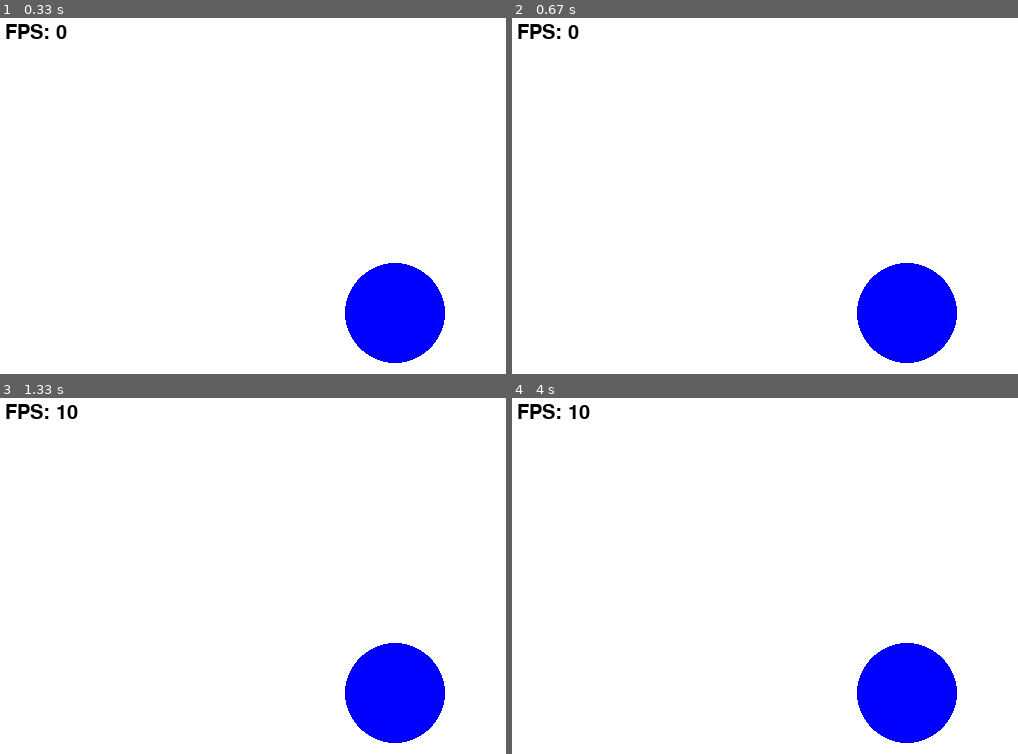
Above: before the commit, frames 1-4 (two rows, left to right).
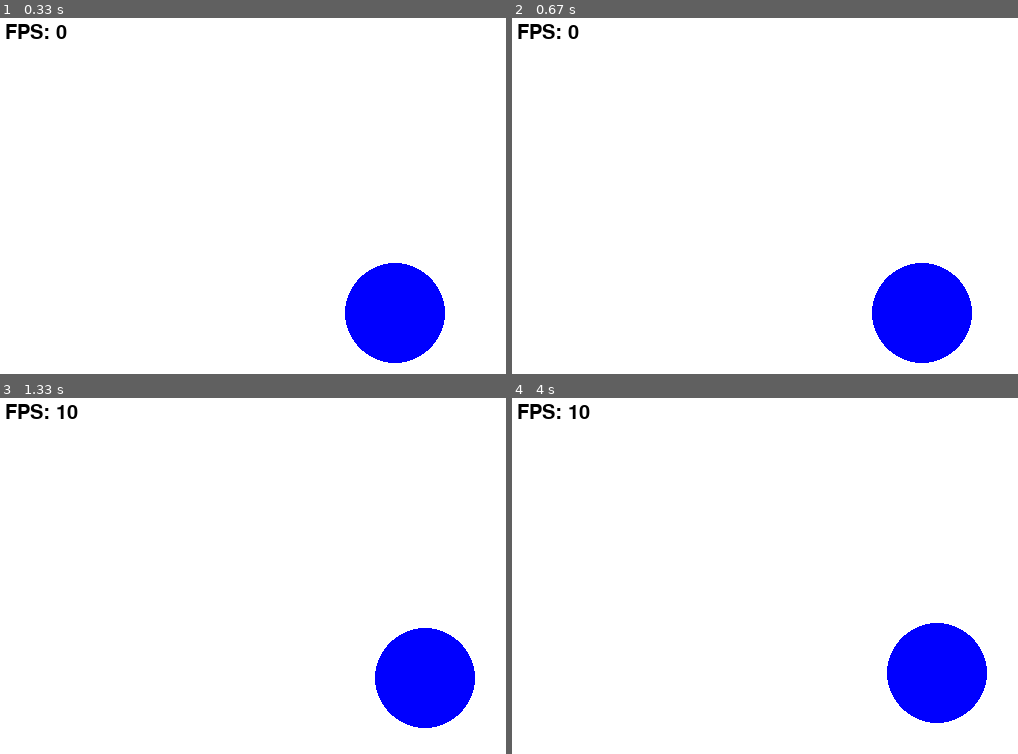
Above: after the commit, the same moments.

Repository: hsh060425/myfirstgame
Game: pygame game, started from vs_hsh/hello_pyame.py
Two runs of this game, one before a commit and one after it. Both use one fixed random seed, a clock stepped at 60 frames per second and the inputs below.
Inputs:
- Up to frame 1 (0.33 s): no input
- Up to frame 2 (0.67 s): hold Right from 0.33 s (still down)
- Up to frame 3 (1.33 s): release Right at 0.8 s; hold Up 0.83-1.13 s; hold Right from 1.17 s (still down)
- Up to frame 4 (4 s): release Right at 1.63 s; hold Left 1.67-2.2 s; hold Down 2.23-2.53 s; hold Left 2.57-2.97 s; hold Up 3-3.37 s; hold Right from 3.4 s (still down)

Frame 1 is identical in both runs. In frame 2, 1.7% of the frame differs, in the area x 68-91%, y 68-97%; in frame 3, 3.6%; in frame 4, 3.9%, in the area x 68-94%, y 63-97%.

Commit message:
arrow_keymove
화살표키를 눌러서 원을 움직이게함

Diff:
--- a/vs_hsh/hello_pyame.py
+++ b/vs_hsh/hello_pyame.py
@@ -3,14 +3,18 @@
 
 pygame.init()
 screen = pygame.display.set_mode((800, 600))
-pygame.display.set_caption("My First Pygame")
+pygame.display.set_caption("Moving Circle")
 
 WHITE = (255, 255, 255)
 BLUE = (0, 0, 255)
-BLACK = (0, 0, 0) # 글자 색상을 위해 추가
+BLACK = (0, 0, 0)
 
-# 1. 폰트 설정 (시스템 기본 폰트, 크기 30)
 font = pygame.font.SysFont(None, 30)
+
+# --- 새로운 변수 추가 ---
+circle_x = 400  # 원의 가로 위치
+circle_y = 300  # 원의 세로 위치
+speed = 5       # 원이 한 번에 움직일 속도(픽셀)
 
 clock = pygame.time.Clock()
 running = True
@@ -20,13 +24,24 @@
         if event.type == pygame.QUIT:
             running = False
 
+    # --- 키보드 입력 확인 ---
+    keys = pygame.key.get_pressed() # 현재 눌린 모든 키의 상태를 가져옵니다.
+    if keys[pygame.K_LEFT]:         # 왼쪽 방향키가 눌렸다면
+        circle_x -= speed
+    if keys[pygame.K_RIGHT]:        # 오른쪽 방향키가 눌렸다면
+        circle_x += speed
+    if keys[pygame.K_UP]:           # 위쪽 방향키가 눌렸다면
+        circle_y -= speed
+    if keys[pygame.K_DOWN]:         # 아래쪽 방향키가 눌렸다면
+        circle_y += speed
+
     screen.fill(WHITE)
-    pygame.draw.circle(screen, BLUE, (400, 300), 50)
 
-    # 2. FPS 계산 및 문자열 만들기 (clock.get_fps()는 소수점으로 나와서 정수로 변환)
+    # 원을 그릴 때 고정된 좌표 대신 변수(circle_x, circle_y)를 사용합니다.
+    pygame.draw.circle(screen, BLUE, (circle_x, circle_y), 50)
+
+    # FPS 출력
     fps_text = font.render(f"FPS: {int(clock.get_fps())}", True, BLACK)
-
-    # 3. 화면에 그리기 (좌측 상단 10, 10 위치)
     screen.blit(fps_text, (10, 10))
 
     pygame.display.flip()
